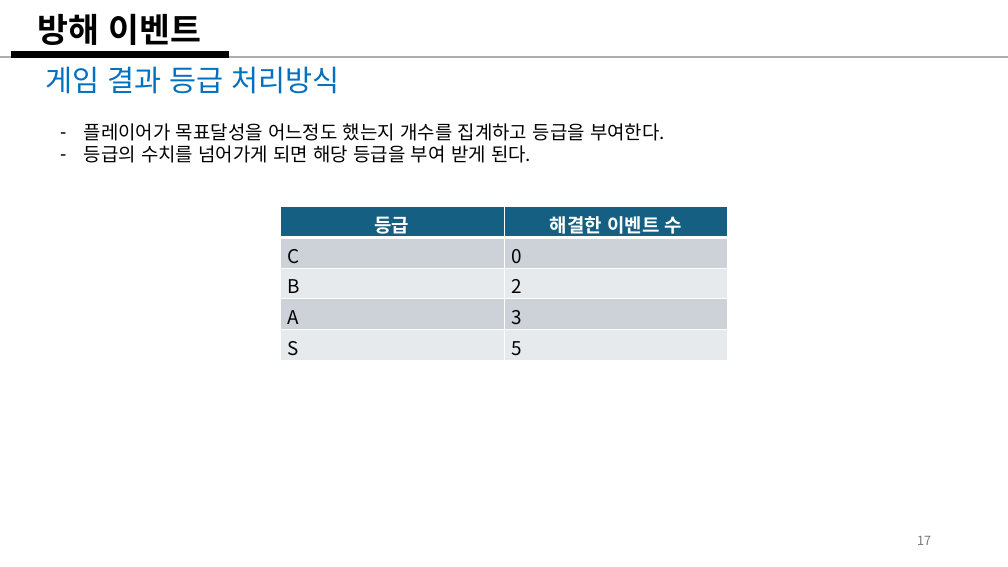
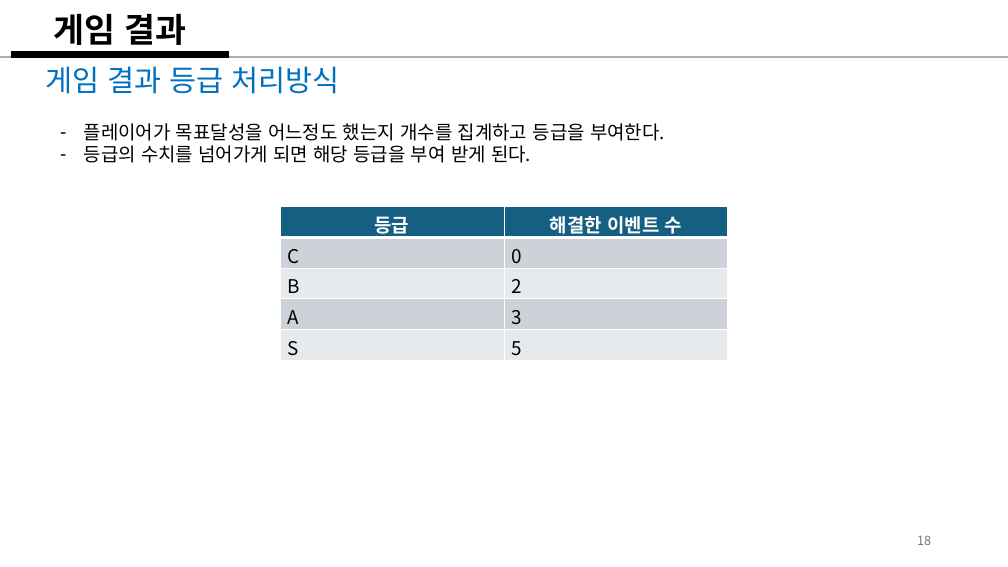
Before and after one commit to weariness00/Mandle_10Minute_Game, a slide deck: slide 18 of document/Please Leave me alone!.pptx (slide 17 before the commit). Drawn at 1008x567 pixels with LibreOffice and Linux fonts; fonts in the diff are those of the drawing. Boxes give left, top, right and bottom in pixels: in the first picture for what was removed or moved away, otherwise in the second. Text is boxed around its words. In the diff, an @@ line names an element or a change of style, - is before the commit and + after.

```diff
--- a/document/Please Leave me alone!.pptx
+++ b/document/Please Leave me alone!.pptx
@@ text at box(53, 14, 186, 52): text changed @@
-방해 이벤트
+게임 결과
@@ page number at box(917, 535, 931, 545): text changed @@
-17
+18
```
Also in this commit, not shown: 1 slide added.
